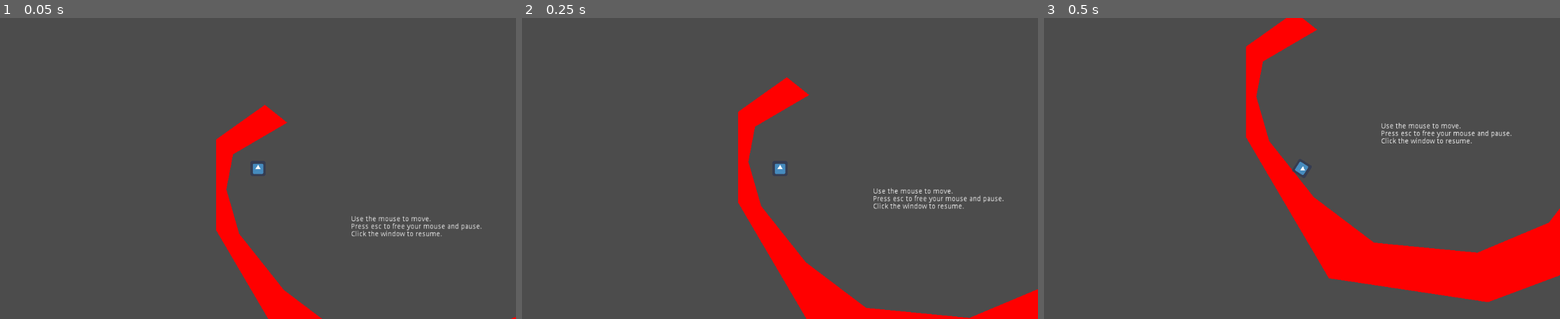
Above: before the commit, frames 1-3 (left to right).
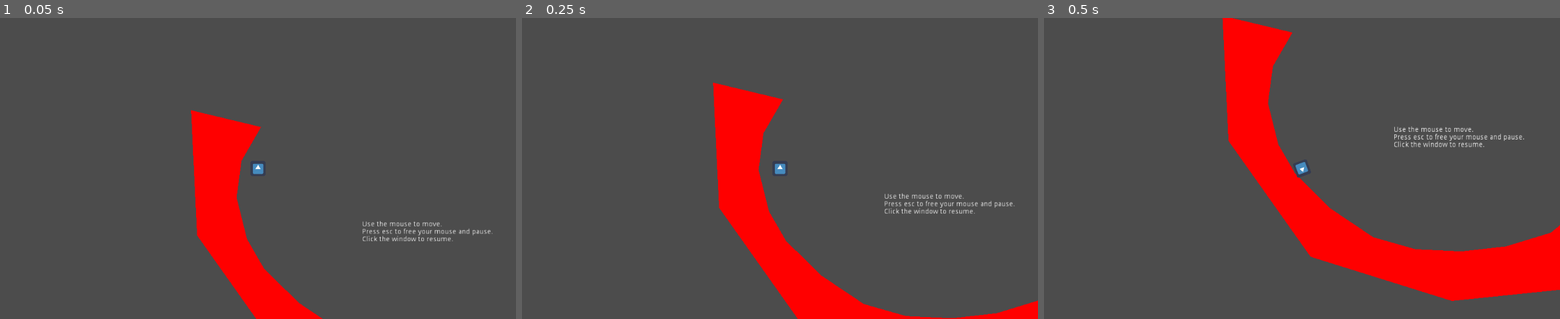
Above: after the commit, the same moments.

Repository: Camto/mousetst
Game: Godot game, scene res://Node2D.tscn
Two runs of this game, one before a commit and one after it. Both use one fixed random seed, a clock stepped at 60 frames per second and the inputs below. The engine's default icon, where the game draws it, is replaced by a stand-in: a white triangle on a blue panel in a dark square.
Inputs:
- Up to frame 1 (0.05 s): no input
- Up to frame 2 (0.25 s): no input
- Up to frame 3 (0.5 s): no input

The runs differ from the first frame. In frame 1, 4.8% of the frame differs, in the area x 37-100%, y 28-100%; in frame 2, 5.5%; in frame 3, 6.5%, in the area x 34-100%, y 0-95%.

Commit message:
Smoothen spawning platform.

Diff:
--- a/Node2D.tscn
+++ b/Node2D.tscn
@@ -29,7 +29,7 @@
 Click the window to resume."
 
 [node name="StaticBody2D" type="StaticBody2D" parent="."]
-position = Vector2( 477.562, 283.657 )
+position = Vector2( -3665.62, 148.401 )
 __meta__ = {
 "_edit_group_": true
 }
@@ -49,6 +49,29 @@
 position = Vector2( -477.562, -283.657 )
 polygon = PoolVector2Array( 54.6846, 127.8, 78.9426, 206.455, 167.154, 310.103, 275.212, 393.169, 464.866, 414.486, 598 …(301 unchanged characters)…
 
+[node name="StaticBody2D5" type="StaticBody2D" parent="."]
+position = Vector2( 805.045, -519.237 )
+__meta__ = {
+"_edit_group_": true
+}
+
+[node name="CollisionPolygon2D" type="CollisionPolygon2D" parent="StaticBody2D5"]
+position = Vector2( -333.784, 805.34 )
+polygon = PoolVector2Array( -426.562, -79.7702, -393.343, -21.5048, -324.925, 46.9139, -237.772, 105.558, -154.693, 129.179, -62.6532, 134.066, 26.9427, 122.663, 114.095, 96.5989, 169.482, 50.1719, 210.492, -1.68848, 243.699, -63.1972, 343.568, -59.7803, 408.429, -70.436, 197.346, 203.203, -82.8448, 232.525, -363.035, 143.744, -525.715, -88.8375, -538.575, -337.477, -397.966, -304.896, -437.643, -236.003, -447.101, -162.415 )
+
+[node name="Polygon2D" type="Polygon2D" parent="StaticBody2D5"]
+position = Vector2( -377.892, 880.203 )
+color = Color( 1, 0, 0, 1 )
+polygon = PoolVector2Array( -354.716, -378.045, -393.513, -310.804, -403.324, -237.598, -382.608, -154.731, -349.269, -96.6558, -280.081, -27.8263, -194.403, 29.89, -110.517, 53.9088, -18.7446, 58.2106, 69.4431, 48.173, 157.989, 20.9281, 213.555, -24.5997, 255.354, -78.0611, 287.429, -137.683, 386.286, -134.643, 453.463, -144.836, 241.491, 127.921, -38.4297, 156.969, -318.791, 68.9442, -481.607, -161.986, -493.611, -411.482 )
+
+[node name="Floor_Detector" type="Area2D" parent="StaticBody2D5"]
+position = Vector2( -2.20532, -19.1124 )
+script = ExtResource( 1 )
+
+[node name="CollisionPolygon2D2" type="CollisionPolygon2D" parent="StaticBody2D5/Floor_Detector"]
+position = Vector2( -26.8668, -463.031 )
+polygon = PoolVector2Array( -814.136, 1105.19, -842.43, 951.721, -844.358, 922.707, -690.445, 958.532, -704.073, 983.471, -754.726, 1060.43, -752.839, 1124.75, -711.027, 1202.65, -677.306, 1249.07, -610.187, 1313.35, -533.968, 1367.38, -456.611, 1389.57, -369.584, 1389, -284.264, 1381.03, -202.926, 1358.85, -154.597, 1317.11, -107.428, 1276.74, -60.6363, 1223.53, -47.8062, 1202.78, 43.1362, 1205.42, 121.322, 1188.79, 104.18, 1217.05, -351.784, 1494.09, -696.764, 1320.91 )
+
 [node name="StaticBody2D2" type="StaticBody2D" parent="."]
 position = Vector2( 1131.31, 182.567 )
 __meta__ = {
@@ -91,31 +114,10 @@
 position = Vector2( -477.562, -283.657 )
 polygon = PoolVector2Array( 442.29, 291.234, 560.2, 291.234, 560.288, 263.889, 442.2, 263.854 )
 
-[node name="StaticBody2D4" type="StaticBody2D" parent="."]
-position = Vector2( 2037.28, 117.626 )
-__meta__ = {
-"_edit_group_": true
-}
-
-[node name="CollisionPolygon2D" type="CollisionPolygon2D" parent="StaticBody2D4"]
-polygon = PoolVector2Array( -149.584, -105.376, -122.584, -77.3757, -88.5836, -52.3756, -51.5835, -32.3755, -11.5833, -22.3755, 30.417, -16.3755, 66.417, -16.3755, 58.417, 13.6246, 10.4167, 14.6246, -27.5835, 6.62462, -71.5835, -7.37544, -111.584, -28.3755, -151.584, -59.3757, -193.584, -105.376 )
-
-[node name="Polygon2D" type="Polygon2D" parent="StaticBody2D4"]
-color = Color( 1, 0, 0, 1 )
-polygon = PoolVector2Array( -193.633, -105.484, -149.65, -105.484, -123.334, -77.8804, -88.3694, -52.3007, -51.5645, -32.4258, -11.6306, -22.4884, 30.5115, -16.4155, 66.5806, -16.4155, 58.6675, 13.5809, 10.2686, 14.685, -27.6411, 6.77187, -71.6234, -7.21416, -111.557, -28.1932, -152.227, -59.8458 )
-
-[node name="Floor_Detector" type="Area2D" parent="StaticBody2D4"]
-position = Vector2( -2.20532, -19.1124 )
-script = ExtResource( 1 )
-
-[node name="CollisionPolygon2D" type="CollisionPolygon2D" parent="StaticBody2D4/Floor_Detector"]
-position = Vector2( -477.562, -283.657 )
-polygon = PoolVector2Array( 286.118, 197.218, 286.856, 170.826, 331.006, 171.204, 330.252, 197.241, 368.729, 219.288, 408.257, 237.998, 440.143, 250.384, 472.137, 259.882, 511.005, 263.656, 546.476, 263.656, 546.854, 285.92, 426.855, 294.976 )
-
 [node name="Player" type="RigidBody2D" parent="." groups=[
 "Player",
 ]]
-position = Vector2( 88.3266, 74.2618 )
+position = Vector2( 66.3565, 63.9229 )
 gravity_scale = 20.0
 script = ExtResource( 2 )
 __meta__ = {
@@ -275,12 +277,12 @@
 script = ExtResource( 10 )
 [connection signal="body_entered" from="StaticBody2D/Floor_Detector" to="StaticBody2D/Floor_Detector" method="_on_Floor_Detector_body_entered"]
 [connection signal="body_exited" from="StaticBody2D/Floor_Detector" to="StaticBody2D/Floor_Detector" method="_on_Floor_Detector_body_exited"]
+[connection signal="body_entered" from="StaticBody2D5/Floor_Detector" to="StaticBody2D5/Floor_Detector" method="_on_Floor_Detector_body_entered"]
+[connection signal="body_exited" from="StaticBody2D5/Floor_Detector" to="StaticBody2D5/Floor_Detector" method="_on_Floor_Detector_body_exited"]
 [connection signal="body_entered" from="StaticBody2D2/Floor_Detector" to="StaticBody2D2/Floor_Detector" method="_on_Floor_Detector_body_entered"]
 [connection signal="body_exited" from="StaticBody2D2/Floor_Detector" to="StaticBody2D2/Floor_Detector" method="_on_Floor_Detector_body_exited"]
 [connection signal="body_entered" from="StaticBody2D3/Floor_Detector" to="StaticBody2D3/Floor_Detector" method="_on_Floor_Detector_body_entered"]
 [connection signal="body_exited" from="StaticBody2D3/Floor_Detector" to="StaticBody2D3/Floor_Detector" method="_on_Floor_Detector_body_exited"]
-[connection signal="body_entered" from="StaticBody2D4/Floor_Detector" to="StaticBody2D4/Floor_Detector" method="_on_Floor_Detector_body_entered"]
-[connection signal="body_exited" from="StaticBody2D4/Floor_Detector" to="StaticBody2D4/Floor_Detector" method="_on_Floor_Detector_body_exited"]
 [connection signal="body_entered" from="Death_Zone" to="Death_Zone" method="_on_Death_Zone_body_entered"]
 [connection signal="value_changed" from="CanvasLayer/Pause_Menu/Horiz_Slider/Slider" to="CanvasLayer/Pause_Menu/Horiz_Slider/Slider" method="_on_Slider_value_changed"]
 [connection signal="value_changed" from="CanvasLayer/Pause_Menu/Jump_Slider/Slider" to="CanvasLayer/Pause_Menu/Jump_Slider/Slider" method="_on_Slider_value_changed"]
